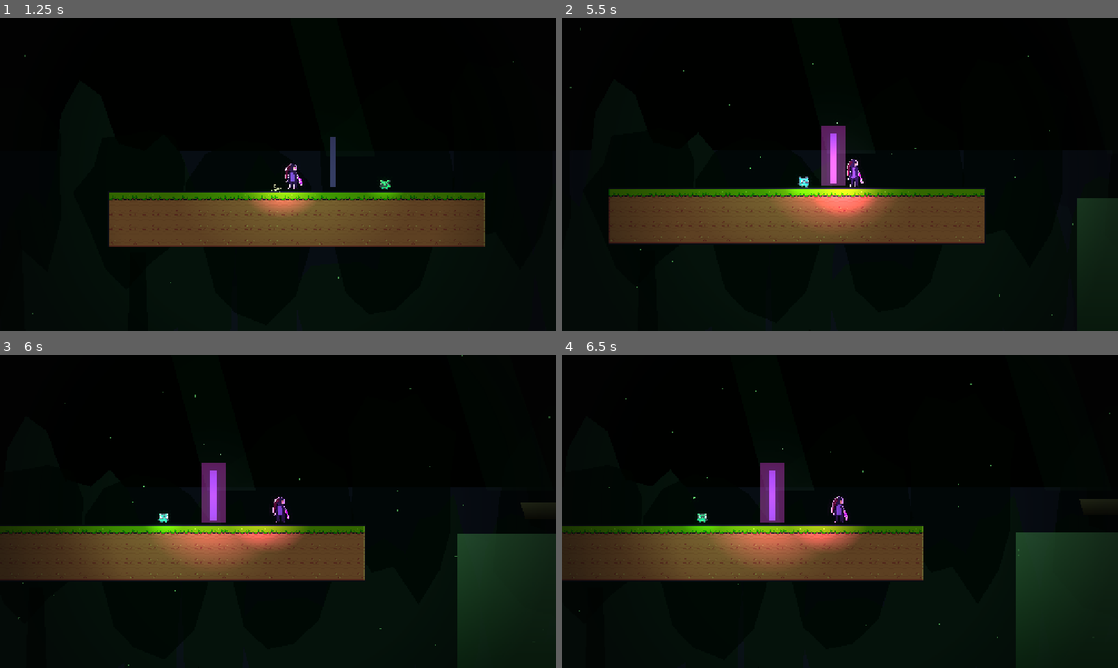
Above: before the commit, frames 1-4 (two rows, left to right).
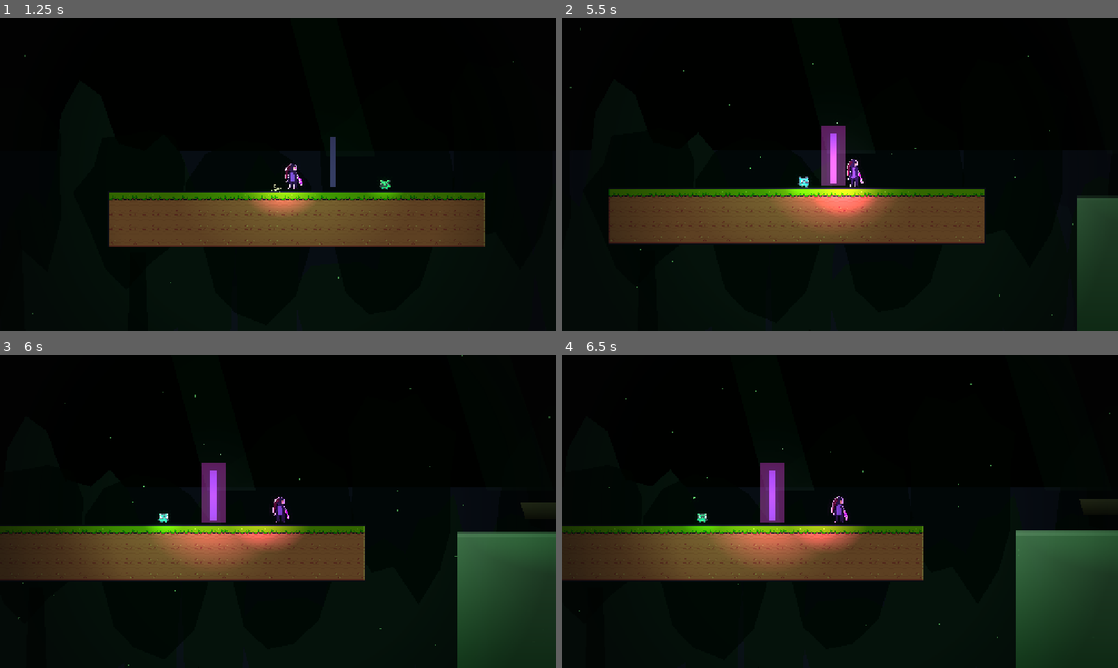
Above: after the commit, the same moments.

Repository: paulogomesextp/koliani
Game: Godot game, scene res://scenes/levels/Pantano_dos_Sussurros.tscn
Two runs of this game, one before a commit and one after it. Both use one fixed random seed, a clock stepped at 60 frames per second and the inputs below. This scene is started directly instead of the project's main scene.
Inputs (mouse positions are in pixels of both pictures, inside the frame that each line leads up to):
- Up to frame 1 (1.25 s): tap Enter (ui_accept) at 0.5 s; move the mouse to (400, 158) at 0.52 s; hold Right (mover_direita) from 0.53 s (still down); hold J (atacar) from 0.53 s (still down); click (400, 158) at 0.67 s; tap Space (saltar) at 0.77 s
- Up to frame 2 (5.5 s): release Right (mover_direita) at 1.25 s; release J (atacar) at 1.25 s; drag from (728, 190) to (873, 174) at 1.27 s; move the mouse to (895, 105) at 2.02 s; hold Left (mover_esquerda) 2.03-2.75 s; hold L (defender) 2.03-2.75 s; drag from (812, 237) to (1017, 180) at 2.77 s; move the mouse to (1006, 221) at 3.52 s; hold Right (mover_direita) 3.53-4.25 s; tap U (lancar) at 3.6 s; tap Space (saltar) at 3.77 s; drag from (673, 127) to (895, 161) at 4.27 s; move the mouse to (867, 174) at 5.02 s; hold Right (mover_direita) from 5.03 s (still down); hold J (atacar) from 5.03 s (still down); click (867, 174) at 5.17 s
- Up to frame 3 (6 s): release Right (mover_direita) at 5.75 s; release J (atacar) at 5.75 s; drag from (194, 433) to (166, 527) at 5.77 s
- Up to frame 4 (6.5 s): no input

Frame 1 is identical in both runs. In frame 2, 0.5% of the frame differs, in the area x 92-100%, y 57-75%; in frame 3, 4.1%; in frame 4, 4.4%, in the area x 81-100%, y 56-98%.

Commit message:
Morvanna/agua: baixar o chefe ao alcance + poca de veneno visivel
Verificacao visual (browser + shot_plataforma.gd) apanhou dois problemas:
- Morvanna pairava e "descia" (EXPOSTA) sempre relativa a _origem.y, que
  fica acima do chao da arena -> nunca ficava ao alcance de um salto+
  ataque. Agora a altura de voo e a de EXPOSTA sao relativas ao chao real
  por baixo dela (raycast uma vez, _chao_cache); altura_exposta = 88 px
  acima do chao (salto+ataque acerta), altura_voo = 210.
- A agua venenosa era quase invisivel no escuro. AguaVenenosa ganha um
  rebordo aceso na linha de agua + PointLight2D pulsante; superficie mais
  clara no topo. Instancias do Pantano com cor mais viva.

Testes 15/15 + export Web (release) OK.

Co-Authored-By: Claude Sonnet 5 <noreply@anthropic.com>

Diff:
--- a/scenes/actors/AguaVenenosa.tscn
+++ b/scenes/actors/AguaVenenosa.tscn
@@ -1,9 +1,22 @@
-[gd_scene load_steps=2 format=3 uid="uid://bkolianiaguavenenosa01"]
+[gd_scene load_steps=4 format=3 uid="uid://bkolianiaguavenenosa01"]
 
 ; Poça de morte instantânea (ver scripts/agua_venenosa.gd). Instanciar,
-; pôr `largura`/`altura`/`cor` e pousar o centro na poça.
+; pôr `largura`/`altura`/`cor` e pousar o centro na poça. O rebordo aceso
+; + a luz na linha de água deixam o perigo visível no escuro.
 
 [ext_resource type="Script" path="res://scripts/agua_venenosa.gd" id="1_agua"]
+
+[sub_resource type="Gradient" id="grad_luz"]
+offsets = PackedFloat32Array(0, 1)
+colors = PackedColorArray(1, 1, 1, 1, 1, 1, 1, 0)
+
+[sub_resource type="GradientTexture2D" id="tex_luz"]
+gradient = SubResource("grad_luz")
+width = 256
+height = 128
+fill = 1
+fill_from = Vector2(0.5, 0.5)
+fill_to = Vector2(1, 0.5)
 
 [node name="AguaVenenosa" type="Area2D"]
 collision_layer = 0
@@ -11,7 +24,17 @@
 script = ExtResource("1_agua")
 
 [node name="Superficie" type="Polygon2D" parent="."]
-color = Color(0.28, 0.52, 0.32, 0.72)
+color = Color(0.3, 0.62, 0.36, 0.9)
 polygon = PackedVector2Array(-160, -60, 160, -60, 160, 60, -160, 60)
 
+[node name="Rebordo" type="Polygon2D" parent="."]
+color = Color(0.6, 0.95, 0.65, 0.9)
+polygon = PackedVector2Array(-160, -63, 160, -63, 160, -55, -160, -55)
+
+[node name="Luz" type="PointLight2D" parent="."]
+texture = SubResource("tex_luz")
+energy = 0.7
+color = Color(0.4, 0.95, 0.5, 1)
+scale = Vector2(3.0, 1.4)
+
 [node name="CollisionShape2D" type="CollisionShape2D" parent="."]
--- a/scenes/levels/Pantano_dos_Sussurros.tscn
+++ b/scenes/levels/Pantano_dos_Sussurros.tscn
@@ -72,13 +72,13 @@
 position = Vector2(1160, 780)
 largura = 800.0
 altura = 260.0
-cor = Color(0.24, 0.5, 0.3, 0.74)
+cor = Color(0.32, 0.66, 0.4, 0.9)
 
 [node name="Agua2" parent="." instance=ExtResource("11_agua")]
 position = Vector2(2380, 780)
 largura = 720.0
 altura = 260.0
-cor = Color(0.24, 0.5, 0.3, 0.74)
+cor = Color(0.32, 0.66, 0.4, 0.9)
 
 [node name="PlatFlut1" parent="." instance=ExtResource("12_pf")]
 position = Vector2(940, 600)
--- a/scripts/agua_venenosa.gd
+++ b/scripts/agua_venenosa.gd
@@ -11,10 +11,12 @@
 @export var largura := 320.0 : set = _set_largura
 @export var altura := 120.0 : set = _set_altura
 ## Cor da superfície (a metade de cima é mais clara).
-@export var cor := Color(0.28, 0.52, 0.32, 0.72) : set = _set_cor
+@export var cor := Color(0.3, 0.62, 0.36, 0.9) : set = _set_cor
 
 var _forma: CollisionShape2D
 var _sup: Polygon2D
+var _rim: Polygon2D
+var _luz: PointLight2D
 var _t := 0.0
 
 
@@ -22,6 +24,8 @@
 	dano = 999  # >= vida máxima da Koliani -> _morrer()
 	_forma = $CollisionShape2D
 	_sup = $Superficie
+	_rim = get_node_or_null("Rebordo")
+	_luz = get_node_or_null("Luz")
 	_reconstruir()
 
 
@@ -30,8 +34,14 @@
 		return
 	_t += dt
 	# ondulação lenta da superfície (só visual)
-	_sup.position.y = sin(_t * 1.6) * 2.0
-	_sup.color.a = cor.a * (0.85 + 0.15 * sin(_t * 2.3))
+	var onda := sin(_t * 1.6) * 2.0
+	_sup.position.y = onda
+	_sup.color.a = cor.a * (0.9 + 0.1 * sin(_t * 2.3))
+	if _rim:
+		_rim.position.y = onda
+		_rim.modulate.a = 0.6 + 0.4 * sin(_t * 2.0 + 1.0)
+	if _luz:
+		_luz.energy = 0.7 + 0.15 * sin(_t * 2.6)
 
 
 func _set_largura(v: float) -> void:
@@ -66,8 +76,17 @@
 		Vector2(hw, hh), Vector2(-hw, hh),
 	])
 	_sup.color = cor
-	# gradiente simples: topo mais claro, fundo quase opaco
+	# gradiente simples: topo aceso (veneno luminoso), fundo mais escuro
 	_sup.vertex_colors = PackedColorArray([
-		cor.lightened(0.25), cor.lightened(0.25),
-		cor.darkened(0.35), cor.darkened(0.35),
+		cor.lightened(0.45), cor.lightened(0.45),
+		cor.darkened(0.25), cor.darkened(0.25),
 	])
+	# rebordo aceso na linha de água -- deixa o perigo bem visível no escuro
+	if _rim:
+		_rim.polygon = PackedVector2Array([
+			Vector2(-hw, -hh - 3.0), Vector2(hw, -hh - 3.0),
+			Vector2(hw, -hh + 5.0), Vector2(-hw, -hh + 5.0),
+		])
+		_rim.color = Color(cor.lightened(0.6).r, cor.lightened(0.6).g, cor.lightened(0.6).b, 0.9)
+	if _luz:
+		_luz.position = Vector2(0.0, -hh)
--- a/scripts/chefe_morvanna.gd
+++ b/scripts/chefe_morvanna.gd
@@ -18,8 +18,11 @@
 enum Fase { DORME, DECIDE, MAOS_TEL, MAOS, CLONES_TEL, CLONES, APAGA_TEL, APAGA, EXPOSTA }
 
 @export var dist_deteta := 460.0
-@export var altura_voo := 150.0
-@export var altura_exposta := 26.0
+## Altura a que paira (px acima do chão da arena) fora da janela de dano.
+@export var altura_voo := 210.0
+## Altura a que desce no estado EXPOSTA -- baixa o suficiente para a Koliani
+## a acertar com um salto+ataque.
+@export var altura_exposta := 88.0
 @export var balanco := 12.0
 @export var dur_tel := 0.62
 @export var dur_maos := 0.7
@@ -36,6 +39,9 @@
 var _ciclos := 0
 var _alvo_y := 0.0
 var _vida_max := 300
+## Y do chão da arena por baixo da Morvanna (raycast uma vez, ela quase não
+## se desloca em x). As alturas de voo/EXPOSTA são relativas a isto.
+var _chao_cache := 0.0
 
 @onready var _nucleo: Node2D = get_node_or_null("Sprite/Nucleo")
 
@@ -64,6 +70,9 @@
 	if not _fase2 and not _ja_derrotado and vida <= int(_vida_max * 0.5):
 		_entrar_fase2()
 
+	if _chao_cache <= 0.0:
+		_chao_cache = _chao_y(global_position.x)
+
 	# glide suave até à altura-alvo do estado atual
 	var y := global_position.y
 	global_position.y = lerpf(y, _alvo_y, clampf(dt * 4.0, 0.0, 1.0))
@@ -71,12 +80,12 @@
 
 	match _fase:
 		Fase.DORME:
-			_alvo_y = _origem.y - altura_voo
+			_alvo_y = _chao_cache - altura_voo
 			if _ve_koliani():
 				provocar()
 				_ir(Fase.DECIDE)
 		Fase.DECIDE:
-			_alvo_y = _origem.y - altura_voo
+			_alvo_y = _chao_cache - altura_voo
 			if _t >= 0.35:
 				_escolher()
 		Fase.MAOS_TEL:
@@ -110,7 +119,7 @@
 			if _t >= 0.5:
 				_ir(Fase.EXPOSTA)
 		Fase.EXPOSTA:
-			_alvo_y = _origem.y - altura_exposta
+			_alvo_y = _chao_cache - altura_exposta
 			if not _exposta:
 				_exposta = true
 				_mostrar_nucleo(true)
Not shown, changed: docs/niveis.md
